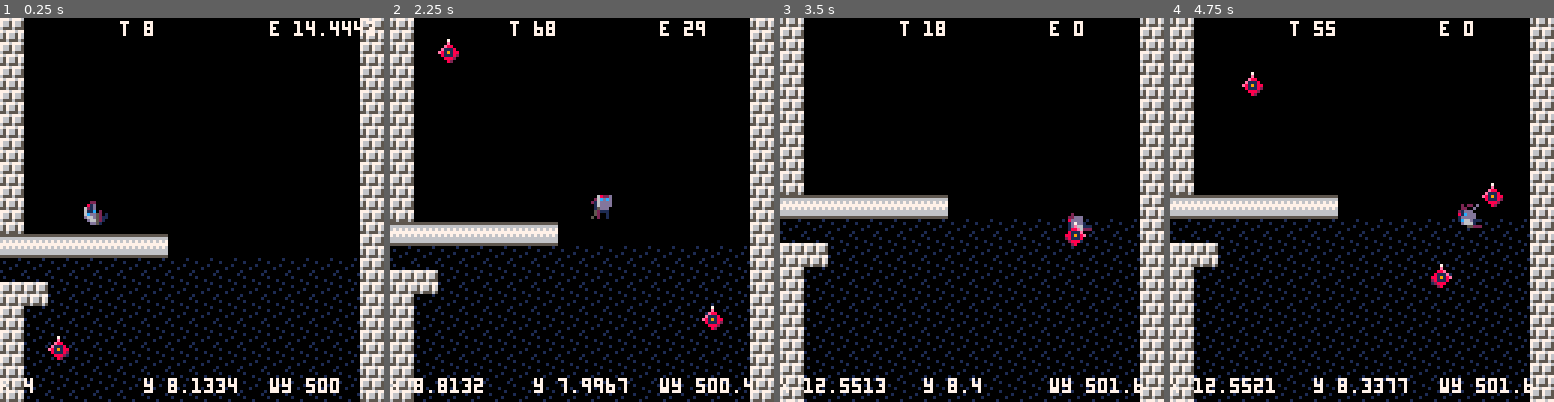
Above: before the commit, frames 1-4 (left to right).
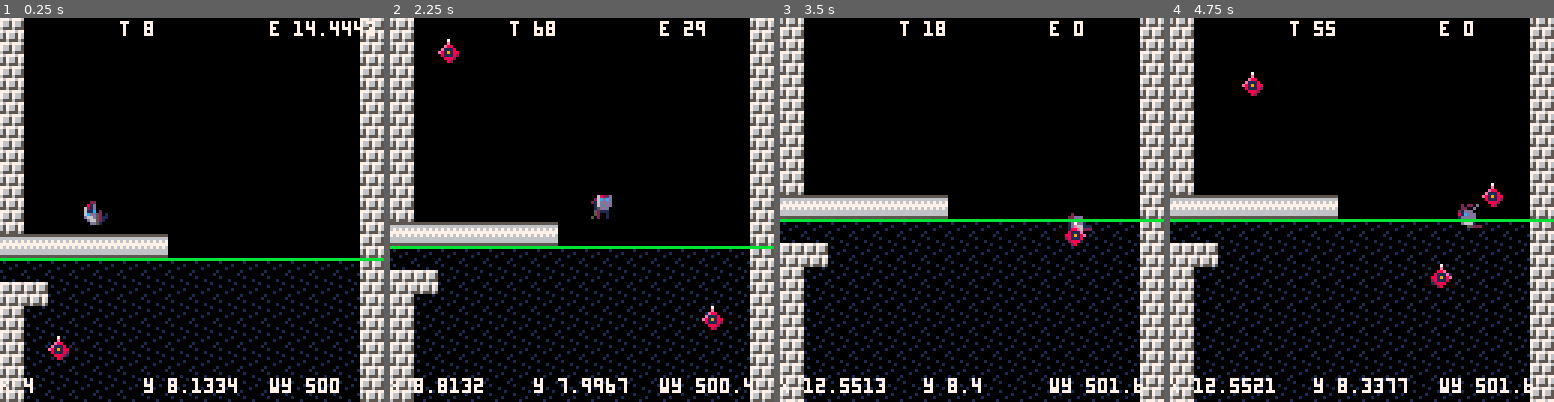
Above: after the commit, the same moments.

Repository: ggaughan/wake-of-the-ninja
Game: PICO-8 cartridge wakey.p8
The game is run twice, just before and just after one commit, with the same random seed, the same clock (stepped at 60 frames per second) and the same inputs.
Inputs:
- Up to frame 1 (0.25 s): no input
- Up to frame 2 (2.25 s): hold Right 1.6-2.1 s; hold Up from 2.15 s (still down)
- Up to frame 3 (3.5 s): release Up at 2.42 s; hold Right 2.47-3.03 s; hold Left from 3.08 s (still down)
- Up to frame 4 (4.75 s): release Left at 3.58 s; hold Down 3.63-3.97 s; hold Right 4.02-4.68 s; hold Up from 4.73 s (still down)

The runs differ from the first frame. In frame 1, 0.8% of the frame differs, in the area x 0-100%, y 62-64%; in frame 2, 0.8%; in frame 3, 0.8%; in frame 4, 0.8%.

Commit message:
Fill rooms with water if needed

Diff:
--- a/wakey.p8
+++ b/wakey.p8
@@ -42,6 +42,7 @@
 w_h = 1000
 w_default_brick = 59
 w_default_row = {w_default_brick,0,0,0,0,0,0,0,0,0,0,0,0,0,0,w_default_brick}
+w_water_brick=10
 w_default_row_water = {w_default_brick,10,10,10,10,10,10,10,10,10,10,10,10,10,10,w_default_brick}
 w_start_brick = 141
 
@@ -367,6 +368,9 @@
 
 	 print("t "..pl.t,40,1,7)  -- in k
 	 print("e "..pl.energy,90,1,7)  -- in k
+
+	 local wly = (water_level - wy) *8
+	 line(0, wly, 127, wly, 11)
  end
 end
 
@@ -602,7 +606,9 @@
 			printh("!"..y.." "..flr(y))
 			printh(w[flr(y)])
 			local x = pl.x
- 		pl.room_old_y = pl.y
+			local scroll_y = (14.5-pl.y)
+ 		--pl.room_old_y = pl.y
+			pl.room_old_y = scroll_y
 			if pl.x < 0.5 then
 				pl.room = w[flr(y)][-1]
 				x = 15.5
@@ -615,6 +621,8 @@
 				printh("!"..pl.room[1])
 				printh("!"..pl.room[2])
 				pl.y = 14.5
+				wy -= scroll_y
+				--pl.y = 14.5
 				pl.x = x
 			else
 				assert(false, "expected a room at "..flr(y))
@@ -630,7 +638,8 @@
 				x = 0.5
 			end
 			if pl.room == nil then
-				pl.y = pl.room_old_y
+				pl.y -= pl.room_old_y
+				wy += pl.room_old_y
 				pl.x = x
 			else
 				assert(false, "expected a shaft at "..pl.x)
@@ -655,7 +664,8 @@
 			  need = false
 				 last_ledge = y
 				end
-				if rnd() > 0.5 and y >480 and y<520 then
+				--if rnd() > 0.5 then
+				if y >510 then
 					if #rooms > 0 then
 					 -- todo move to function and call on rhs too
 						local r = rooms[#rooms]
@@ -666,7 +676,19 @@
 				  end
 						w[y-1][0] = (y > water_level+1) and 10 or 0
 						w[y-1][-1] = r
-						mset(r[1]+15,r[2]+14,0)  -- means we can't re-use (unless we dynamically add/remove when entering)
+						-- modify room to suit: means we can't re-use (unless we dynamically add/remove when entering)
+						mset(r[1]+15,r[2]+14,0)
+						-- add water if necessary
+						for iw=0,14 do
+							if y-iw > water_level then
+								for ix=1,15 do
+								 local s = mget(r[1]+ix,r[2]+15-iw)
+									if s==0 then
+										mset(r[1]+ix,r[2]+15-iw,w_water_brick)
+									end
+								end
+							end
+						end
 						printh("add l room "..(y-1).." "..tostr(w[y-1][-1]))
 						-- todo prevent another ledge from blocking the entrance
 					end
